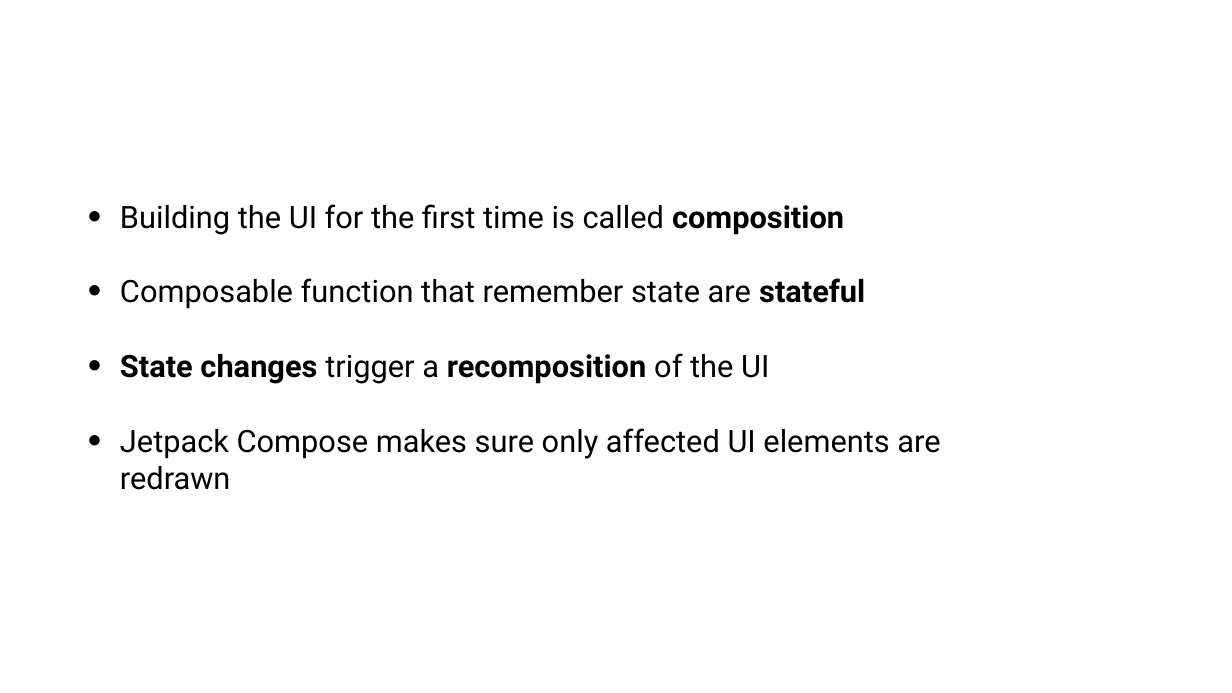
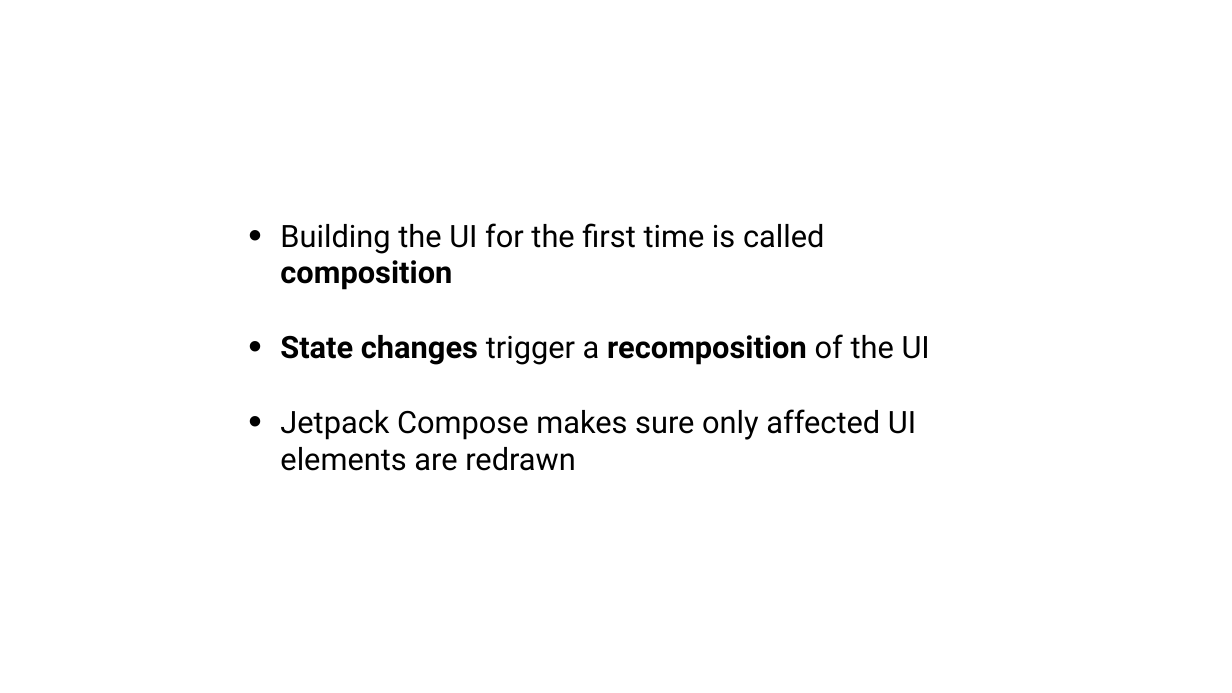
Before and after one commit to tkuenneth/compose_workshop, a slide deck: slide 21 of slides/02_Basics.pptx. Drawn at 1232x693 pixels with LibreOffice and Linux fonts; fonts in the diff are those of the drawing; background and template pictures are left out. Boxes give left, top, right and bottom in pixels: in the first picture for what was removed or moved away, otherwise in the second. Text is boxed around its words. In the diff, an @@ line names an element or a change of style, - is before the commit and + after.

```diff
--- a/slides/02_Basics.pptx
+++ b/slides/02_Basics.pptx
@@ text "Building the UI for the ...": place and size @@
-text "Building the UI for the ..." at (120,204,940,490)
+text "Building the UI for the ..." at (280,223,930,471)
@@ text at (120,278,865,309): paragraph removed @@
-• Composable function that remember state are stateful
```
Also in this commit, not shown: 9 other slides changed, 10 slides added, 9 slides removed.
